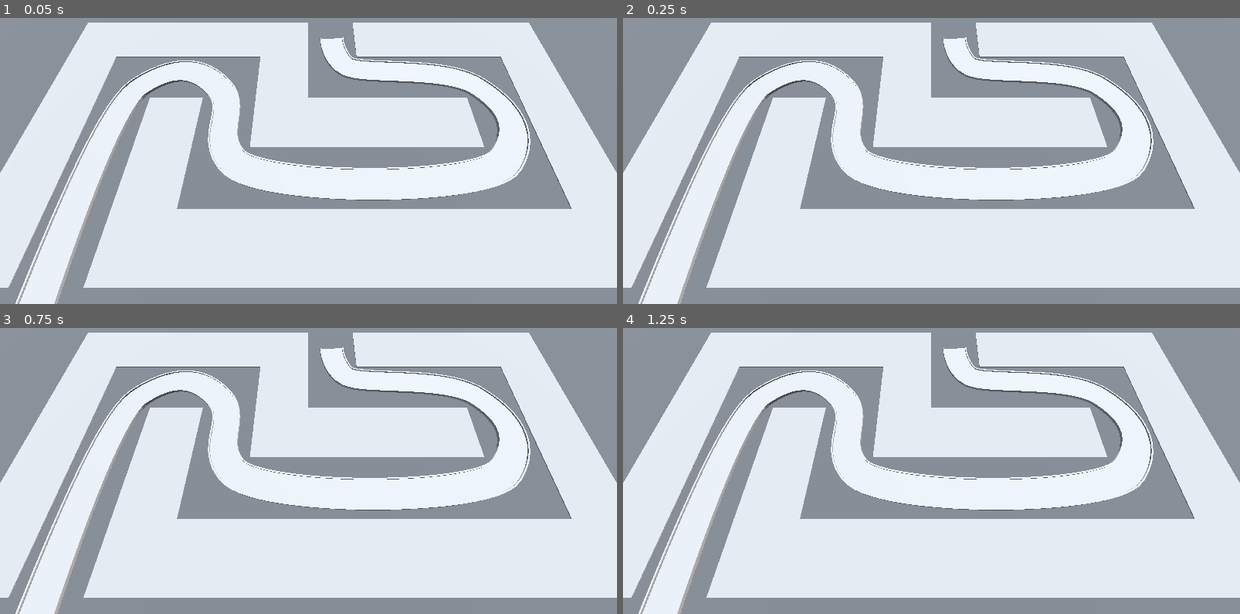
Above: before the commit, frames 1-4 (two rows, left to right).
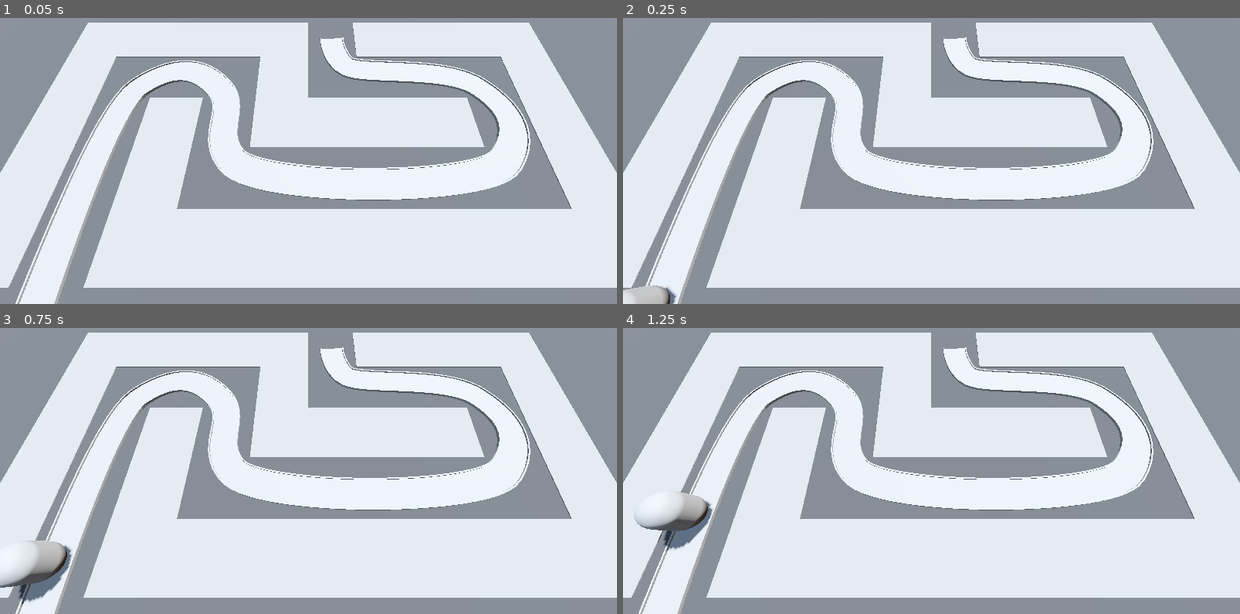
Above: after the commit, the same moments.

Repository: Durb0/GameDev_tuto_Godot_3D
Game: Godot game, scene res://BaseLevel.tscn
The game is run twice, just before and just after one commit, with the same random seed, the same clock (stepped at 60 frames per second) and the same inputs.
Inputs:
- Up to frame 1 (0.05 s): no input
- Up to frame 2 (0.25 s): no input
- Up to frame 3 (0.75 s): no input
- Up to frame 4 (1.25 s): no input

Frame 1 is identical in both runs. In frame 2, 0.5% of the frame differs, in the area x 0-9%, y 93-100%; in frame 3, 1.4%, in the area x 0-12%, y 74-98%; in frame 4, 1.2%.

Commit message:
3.6 PathFollow3D Enemies

Diff:
--- a/barbarian-blaster/BaseLevel.tscn
+++ b/barbarian-blaster/BaseLevel.tscn
@@ -1,6 +1,7 @@
-[gd_scene load_steps=7 format=3 uid="uid://btxlm6yts248h"]
+[gd_scene load_steps=8 format=3 uid="uid://btxlm6yts248h"]
 
 [ext_resource type="MeshLibrary" uid="uid://b3og4uewdpthd" path="res://MeshLibrairies/SpaceLibrary.tres" id="1_lvb7b"]
+[ext_resource type="PackedScene" uid="uid://cl4fb32kwi0r6" path="res://enemy/enemy.tscn" id="2_5x8ra"]
 
 [sub_resource type="ProceduralSkyMaterial" id="ProceduralSkyMaterial_dq0bh"]
 sky_horizon_color = Color(0.662243, 0.671743, 0.686743, 1)
@@ -66,3 +67,6 @@
 path_continuous_u = true
 path_u_distance = 1.0
 path_joined = false
+
+[node name="Enemy" parent="Path3D" instance=ExtResource("2_5x8ra")]
+transform = Transform3D(0.99778, 0, -0.0665187, 0, 1, 0, 0.0665187, 0, 0.99778, -14, 0, 14)
--- /dev/null
+++ b/barbarian-blaster/enemy/enemy.gd
@@ -0,0 +1,6 @@
+extends PathFollow3D
+
+@export var speed: float = 5
+
+func _process(delta: float) -> void:
+	progress += delta * speed
--- /dev/null
+++ b/barbarian-blaster/enemy/enemy.tscn
@@ -0,0 +1,15 @@
+[gd_scene load_steps=3 format=3 uid="uid://cl4fb32kwi0r6"]
+
+[ext_resource type="Script" uid="uid://bk3n2t61r74q3" path="res://enemy/enemy.gd" id="1_2mvqj"]
+
+[sub_resource type="CapsuleMesh" id="CapsuleMesh_scxef"]
+radius = 1.0
+height = 3.0
+
+[node name="Enemy" type="PathFollow3D"]
+loop = false
+script = ExtResource("1_2mvqj")
+
+[node name="MeshInstance3D" type="MeshInstance3D" parent="."]
+transform = Transform3D(1, 0, 0, 0, 1, 0, 0, 0, 1, 0, 1.5, 0)
+mesh = SubResource("CapsuleMesh_scxef")
Not shown, added: barbarian-blaster/enemy/enemy.gd.uid
